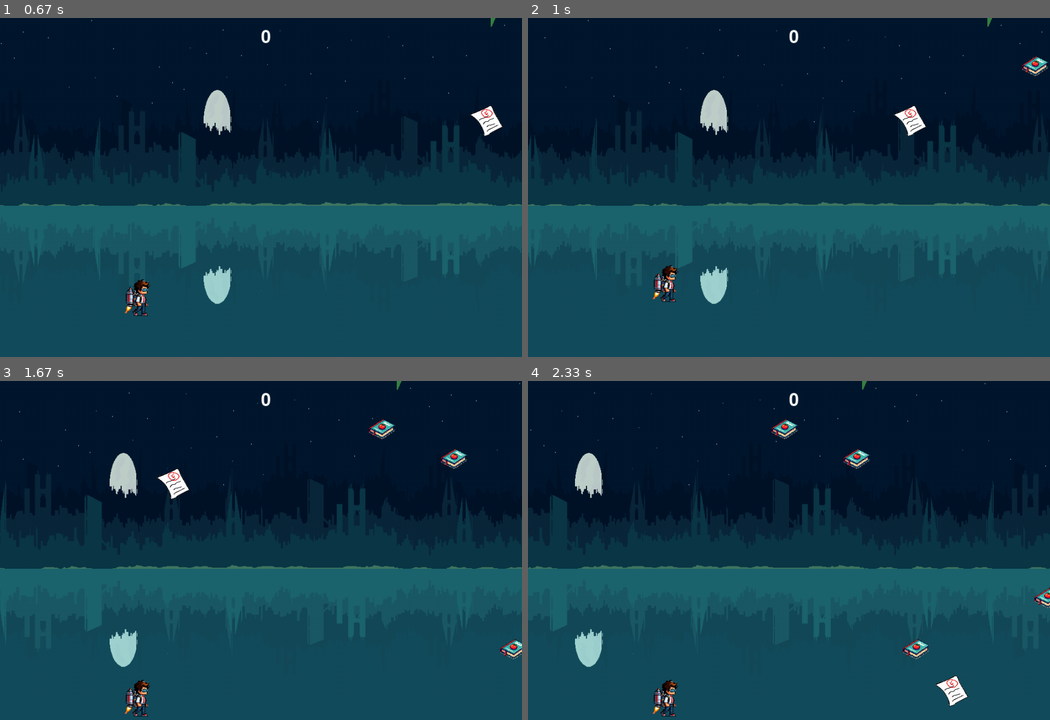
Above: before the commit, frames 1-4 (two rows, left to right).
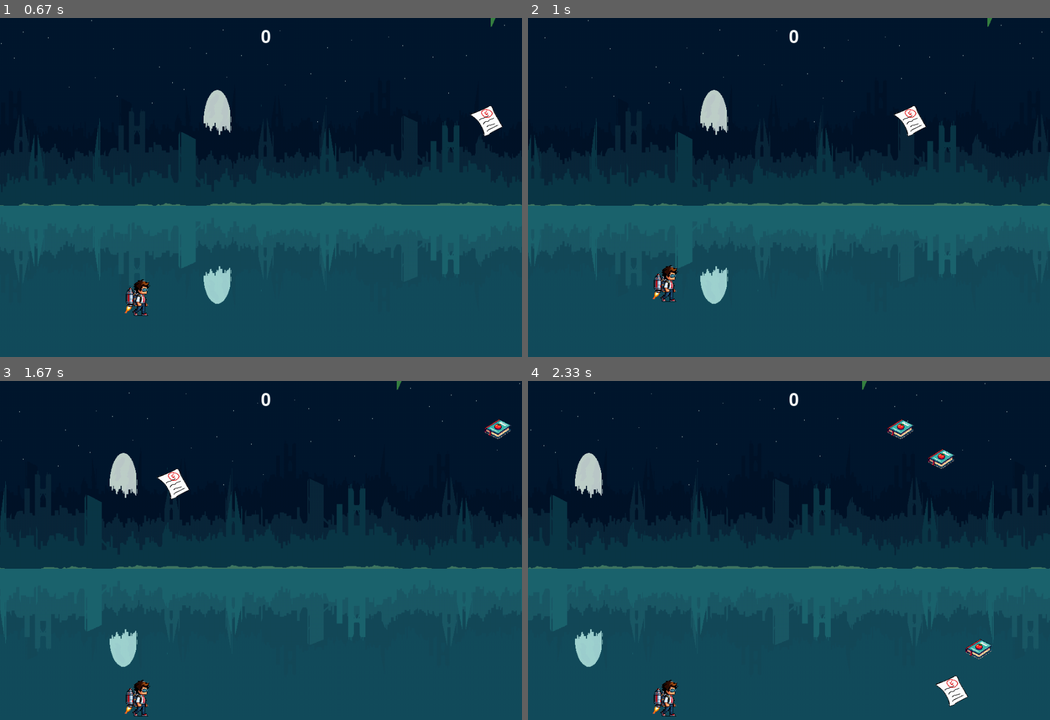
Above: after the commit, the same moments.

Repository: MarcoFAlbanese/PYGAME-24.1-Grupo-MAT
Game: pygame game, started from Game.py
Two runs of this game, one before a commit and one after it. Both use one fixed random seed, a clock stepped at 60 frames per second and the inputs below.
Inputs:
- Up to frame 1 (0.67 s): tap Space at 0.33 s
- Up to frame 2 (1 s): tap Space at 0.67 s
- Up to frame 3 (1.67 s): no input
- Up to frame 4 (2.33 s): no input

Frame 1 is identical in both runs. In frame 2, 0.2% of the frame differs, in the area x 94-100%, y 11-18%; in frame 3, 0.7%; in frame 4, 1.2%, in the area x 46-100%, y 11-83%.

Commit message:
Separação das funções em um arquivo

Diff:
--- /dev/null
+++ b/Funcoes.py
@@ -0,0 +1,37 @@
+import pygame
+import random
+import math
+from Assets import load_assets
+from Sprites import Coin
+
+WIDTH = 1000
+HEIGHT = 650
+
+def mais_coins(all_sprites, coins, assets):  ## aparece mais coins
+    if random.randrange(100) < 2:
+        coin = Coin(assets)
+        all_sprites.add(coin)
+        coins.add(coin)
+
+def atualiza_coins(player, coins, assets, pontos):  ## atualiza pontuação
+    for coin in coins:
+        coin.update()
+        if pygame.sprite.collide_rect(player, coin):
+            coin.kill()
+            pontos = aumenta_pontos(assets, pontos)
+    return pontos
+
+def aumenta_pontos(assets, pontos):  ## aumenta a pontuação
+    pontos += 1
+    pygame.mixer.Sound.play(assets['moedas_sound'])
+    return pontos
+
+def show_pontos(window, pontos):  ## mostra pontuação
+    fonte = pygame.font.Font(None, 50)
+    texto = fonte.render(str(pontos), True, (255, 255, 255))
+    window.blit(texto, (WIDTH / 2, 20))
+
+def distancia(sprite1, sprite2):
+    centro1 = sprite1.rect.center
+    centro2 = sprite2.rect.center
+    return math.sqrt((centro1[0] - centro2[0]) ** 2 + (centro1[1] - centro2[1]) ** 2)
--- a/Game.py
+++ b/Game.py
@@ -6,6 +6,7 @@
 from pygame.sprite import Group
 from Assets import load_assets
 from Sprites import Player,Coin,Fumaca,Obstaculos,Powerup,Intangivel,ReduzVelo
+from Funcoes import *
 
 pygame.init()
 pygame.mixer.init()
@@ -26,36 +27,6 @@
 
 pontos = 0
 coins = pygame.sprite.Group()
-
-def mais_coins(): ## aparece mais coins
-    if random.randrange(100)< 2:
-        coin = Coin(assets)
-        all_sprites.add(coin)
-        coins.add(coin)
-
-def atualiza_coins(): ## atualiza pontuação
-    for coin in coins:
-        coin.update()
-        if pygame.sprite.collide_rect(player,coin):
-            coin.kill()
-            aumenta_pontos()
-
-def aumenta_pontos(): ## aumenta a pontuação
-    global pontos
-    pontos +=1
-    pygame.mixer.Sound.play(assets['moedas_sound'])
-
-def show_pontos(): ## mostra pontuação
-    fonte = pygame.font.Font(None, 50)
-    texto = fonte.render(str(pontos), True,(255,255,255))
-    window.blit(texto,(WIDTH/2,20))
-
-
-def distancia (sprite1,sprite2):
-    centro1 = sprite1.rect.center
-    centro2 = sprite2.rect.center
-    return (math.sqrt((centro1[0] - centro2[0]) ** 2 + (centro1[1] - centro2[1]) ** 2))
-
 
 
 def mais_poder(): ## Adiciona powerups
@@ -189,8 +160,8 @@
             if len(obstaculos) > 1 and (pygame.sprite.collide_rect(obstaculo, obstaculos.sprites()[-2]) or distancia(obstaculo, obstaculos.sprites()[-2]) < 200):
                 obstaculo.kill()
 
-        mais_coins()
-        atualiza_coins()
+        mais_coins(all_sprites, coins, assets)
+        pontos = atualiza_coins(player, coins, assets, pontos)
         mais_poder()
         atualiza_poder()
         all_sprites.update()
@@ -216,7 +187,7 @@
         window.blit(assets['background'], (bg_x, 0))
         window.blit(assets['background'], (bg_x + WIDTH, 0))
         all_sprites.draw(window)
-        show_pontos()
+        show_pontos(window, pontos)
 
         # ----- Atualiza estado do jogo
         pygame.display.update()  # Mostra o novo frame para o jogador
